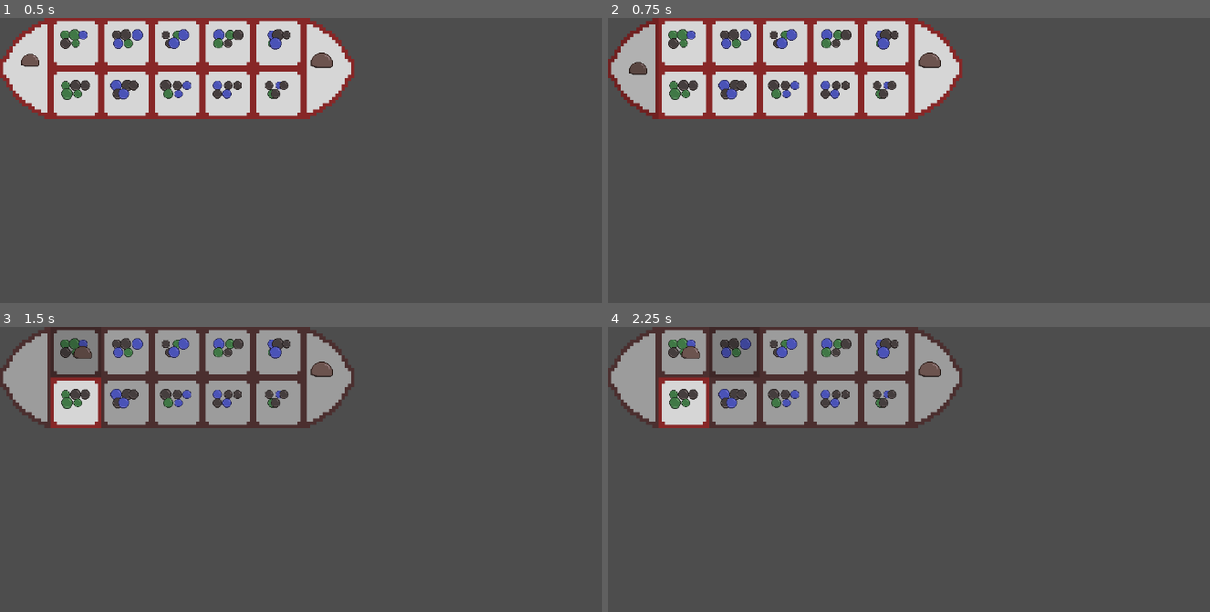
Above: before the commit, frames 1-4 (two rows, left to right).
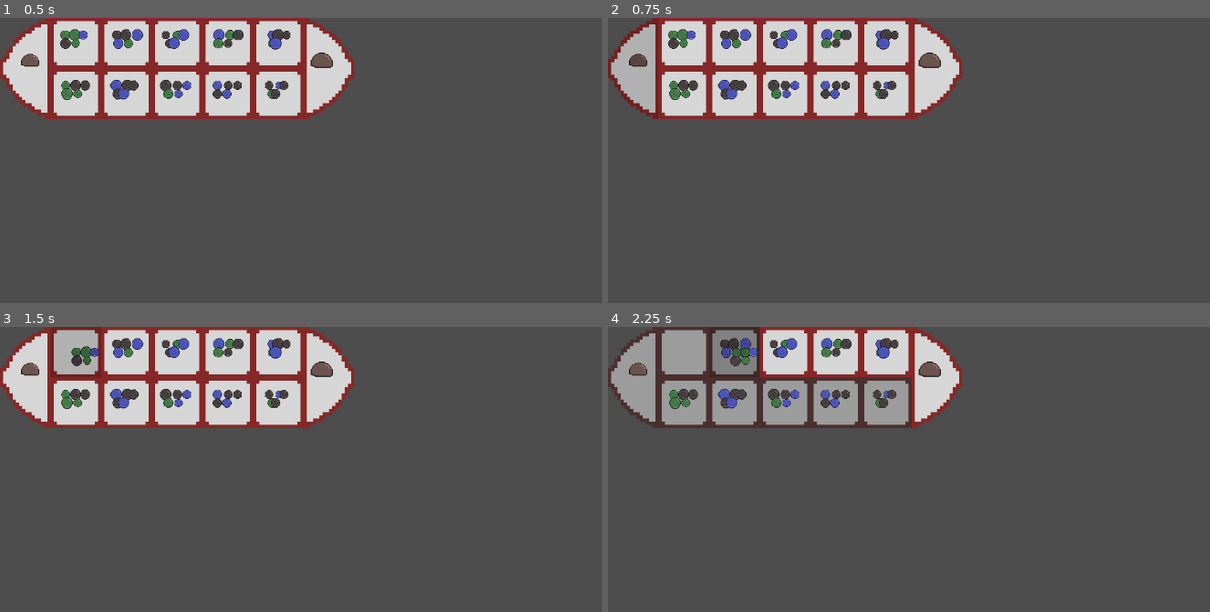
Above: after the commit, the same moments.

Repository: thannicko/QuanCaptureGame
Game: Godot game, scene res://scenes/board.tscn
Same seed, same stepped clock (60 frames per second), same inputs: the game is played once before the commit and once after it.
Inputs (mouse positions are in pixels of both pictures, inside the frame that each line leads up to):
- Up to frame 1 (0.5 s): no input
- Up to frame 2 (0.75 s): tap Enter at 0.5 s; move the mouse to (632, 69) at 0.52 s; click (632, 69) at 0.67 s
- Up to frame 3 (1.5 s): tap Space at 1.25 s; move the mouse to (78, 352) at 1.27 s; click (78, 352) at 1.42 s
- Up to frame 4 (2.25 s): tap Enter at 2 s; move the mouse to (734, 352) at 2.02 s; click (734, 352) at 2.17 s

Frame 1 is identical in both runs. In frame 2, 0.2% of the frame differs, in the area x 3-7%, y 12-21%; in frame 3, 16%, in the area x 0-59%, y 0-36%; in frame 4, 7.7%.

Commit message:
Add stacking eating and don't pick up the big square

Diff:
--- a/scripts/boardstatemachine/stateboardcheckturnend.gd
+++ b/scripts/boardstatemachine/stateboardcheckturnend.gd
@@ -2,11 +2,12 @@
 
 func entry() -> void:
 	print("Entered: check turn end")
+	var has_not_eaten = statemachine.previous_state.name != "StateBoardEatSquare"
 	var next_square : Square = statemachine.get_next_square(
 		statemachine.last_dropoff_square)
 	var square_after_next : Square = statemachine.get_next_square(
 		next_square)
-	if (next_square.rock_pile.rocks_count() > 0):
+	if (next_square.rock_pile.rocks_count() > 0 and has_not_eaten):
 		next_square.rock_pile.pick_up()
 		statemachine.selected_square = next_square
 		statemachine.first_dropoff_square = square_after_next
--- a/scripts/boardstatemachine/stateboardeatsquare.gd
+++ b/scripts/boardstatemachine/stateboardeatsquare.gd
@@ -12,7 +12,9 @@
 
 func on_square_eaten() -> void:
 	statemachine.eaten_square.eat()
-	statemachine.change_to_state("StateBoardPickupRocks")
+	statemachine.eaten_square.disable()
+	statemachine.last_dropoff_square = statemachine.eaten_square
+	statemachine.change_to_state("StateBoardCheckTurnEnd") # Check for stacking
 	print("Square eaten: ", statemachine.eaten_square)
 
 func exit() -> void:
--- a/scripts/boardstatemachine/stateboardpickuprocks.gd
+++ b/scripts/boardstatemachine/stateboardpickuprocks.gd
@@ -11,7 +11,9 @@
 
 func on_square_clicked(square: Square) -> void:
 	if (statemachine.selected_square == null):
-		if (not square.rock_pile.is_empty()):
+		if (square is BigSquare):
+			print("Only allowed to pick up player squares!")
+		elif (not square.rock_pile.is_empty()):
 			square.rock_pile.pick_up()
 			statemachine.selected_square = square
 		else:
--- a/scripts/rockpile.gd
+++ b/scripts/rockpile.gd
@@ -67,6 +67,8 @@
 	rock.position.x = (index % max_rocks_in_row) * RockSize
 	rock.position.x += randi_range(0, 10)
 	rock.position.y = (index / max_rocks_in_row) * RockSize
+	rock.position.x = min(rock.position.x, container_size.x)
+	rock.position.y = min(rock.position.y, container_size.y)
 
 func _add_rock_to_scene(rock: Node2D):
 	var random_scale = randf_range(0.85, 1.25)
